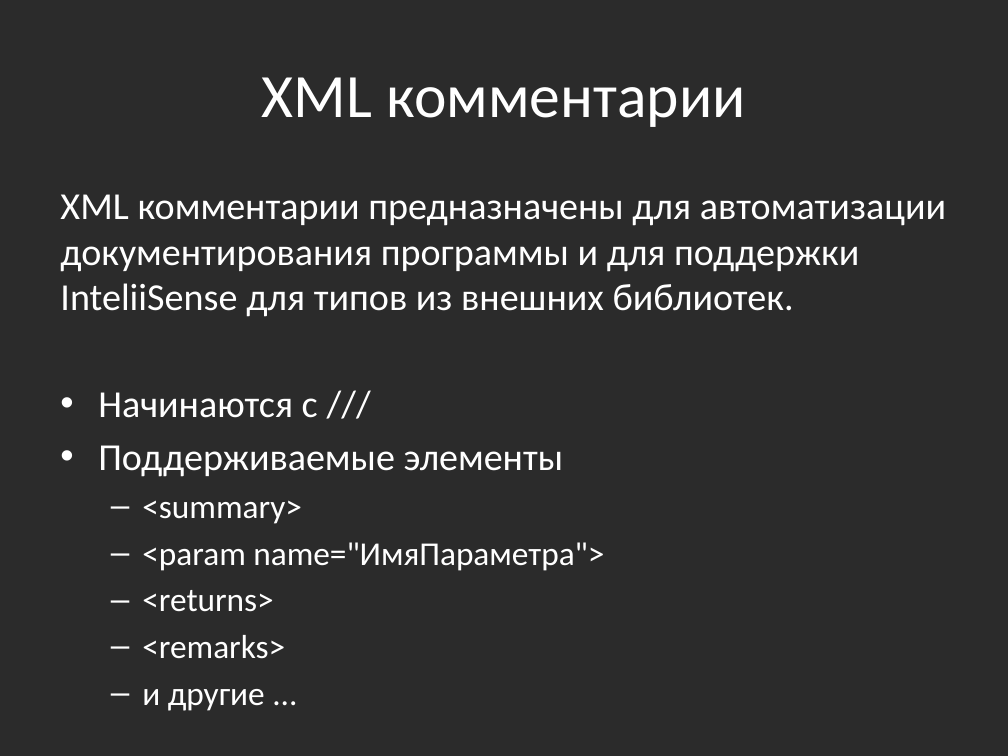
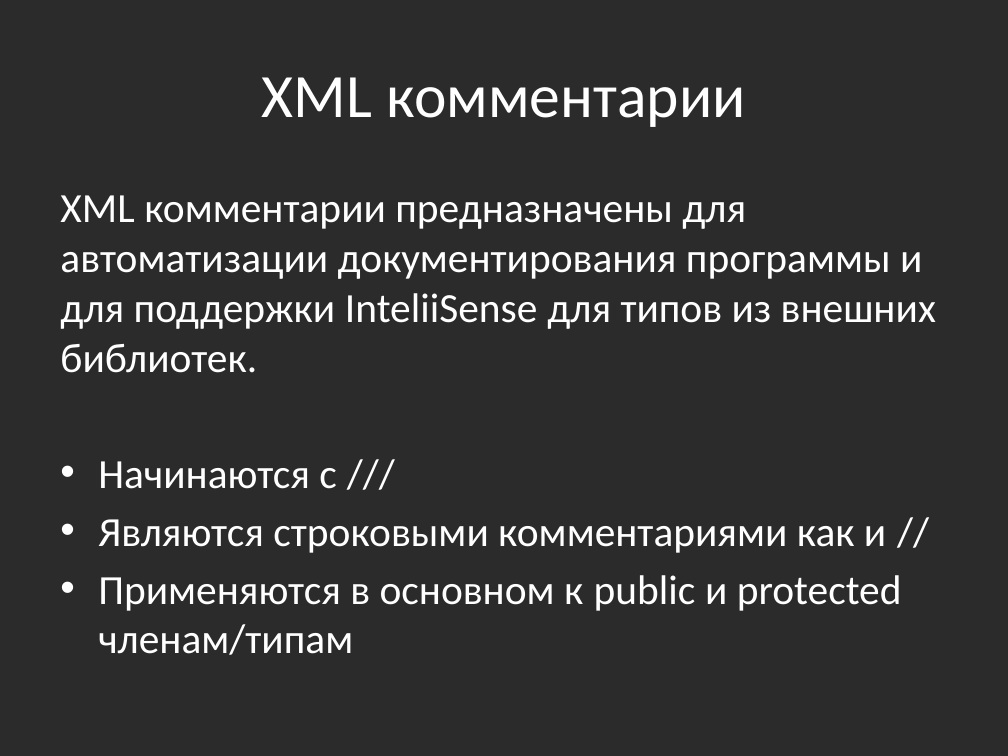
Before and after one commit to bazile/Training, a slide deck: slide 22 of Presentation/lesson-06-xml.pptx. Drawn at 1008x756 pixels with LibreOffice and Linux fonts; fonts in the diff are those of the drawing; background and template pictures are left out; a plain dark background stands for a picture behind light text. Boxes give left, top, right and bottom in pixels: in the first picture for what was removed or moved away, otherwise in the second. Text is boxed around its words. In the diff, an @@ line names an element or a change of style, - is before the commit and + after.

```diff
--- a/Presentation/lesson-06-xml.pptx
+++ b/Presentation/lesson-06-xml.pptx
@@ text at <box>60,195,936,489</box>: size 27.2 to 29.6 pt in "XML комментарии предназначены для автоматизации документиров ...", "Начинаются с ///" @@
@@ text at <box>98,519,902,655</box>: text changed; size 23.8 to 29.6 pt @@
-• Поддерживаемые элементы
-  – <summary>
-  – <param name="ИмяПараметра">
-  – <returns>
-  – <remarks>
-  – и другие ...
+• Являются строковыми комментариями как и //
+• Применяются в основном к public и protected членам/типам
```
Also in this commit, not shown: 1 slide added.
